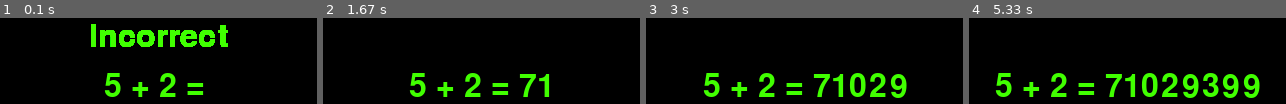
Above: before the commit, frames 1-4 (left to right).
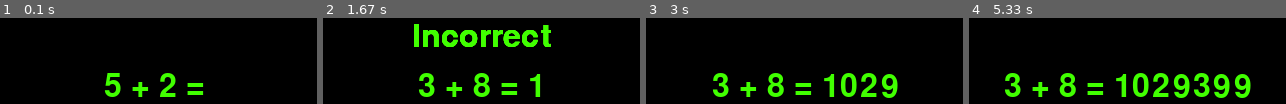
Above: after the commit, the same moments.

Repository: SCLA00/MathProject
Game: pygame game, started from pygameGUI.py
Two runs of this game, one before a commit and one after it. Both use one fixed random seed, a clock stepped at 60 frames per second and the inputs below.
Inputs:
- Up to frame 1 (0.1 s): no input
- Up to frame 2 (1.67 s): tap 7 at 0.33 s; tap 1 at 1.17 s; tap 0 at 1.6 s
- Up to frame 3 (3 s): tap 2 at 2.27 s; tap 9 at 2.6 s
- Up to frame 4 (5.33 s): tap 3 at 3.43 s; tap 9 at 3.9, 4.67 s

The runs differ from the first frame. In frame 1, 5.6% of the frame differs, in the area x 28-72%, y 6-34%; in frame 2, 11%; in frame 3, 9.2%; in frame 4, 13%, in the area x 8-92%, y 63-94%.

Commit message:
Add files via upload

Diff:
--- a/pygameGUI.py
+++ b/pygameGUI.py
@@ -9,13 +9,11 @@
 
 
 def main():
-
     global DISPLAYSURF, FONT, problemSurf, problemRect, saveproblem
     pygame.init()
     DISPLAYSURF = pygame.display.set_mode((400, 300))
     pygame.display.set_caption('Game')
     FONT = pygame.font.Font('freesansbold.ttf', 32)
-
 
     gameTitle()
     ans,problem = display()
@@ -56,7 +54,6 @@
                 elif event.key == K_BACKSPACE:
                     text = text[:-1]
 
-
                 # 'move this to saveQuestion ?'
                 # textSurf = FONT.render(str(text), True, GREEN)
                 # textRect = textSurf.get_rect()
@@ -64,12 +61,20 @@
                 # DISPLAYSURF.blit(textSurf, textRect)  # display tile before the loop
                 # pygame.display.update()
 
-        #check
-        if ans == text:
-            print(ans,text)
-            correct()
-        elif ans != text:
-            incorrect()
+        if text != '':
+            if int(ans) == int(text):
+                DISPLAYSURF.fill(BLACK)
+                correct()
+                saveQuestion(problem, text)
+                pygame.display.update()
+                pygame.time.wait(1000)
+                text = ''
+                ans,problem = display()
+                saveQuestion(problem, text)
+                pygame.display.update()
+            elif int(ans) != int(text) and len(str(ans)) == len(text):
+                incorrect()
+                pygame.display.update()
 
 
 
@@ -118,6 +123,7 @@
     helpmeRect.center = (200, 100)
     DISPLAYSURF.blit(helpmeSurf, helpmeRect)
 
+
 def gameTitle():
     titleText = 'MATH GAME'
     titleSurf = FONT.render(titleText, True, GREEN)
@@ -128,6 +134,7 @@
         pygame.event.get()
         return
     pygame.display.update()
+
 
 def checkForInput():
     if len(pygame.event.get(QUIT)) > 0:
@@ -144,9 +151,7 @@
     sys.exit()
 
 
-
 def saveQuestion(x,text):
-
     savequestion = str(x) + str(text)
     saveSurf = FONT.render(savequestion, True, GREEN)
     saveRect = saveSurf.get_rect()
@@ -154,7 +159,8 @@
     DISPLAYSURF.blit(saveSurf, saveRect)
 
 
-main()
+if __name__ == '__main__':
+    main()
 
 # alist = ['cat', 'dog', 'bird']
 # txt = random.choice(alist)
@@ -167,4 +173,4 @@
 '''use a start ui?'''
 '''the text display has to be outside the game loop because it stack in the loop'''
 '''To wait for a specific key to trigger the next event. the event as to be under the KEYDOWN.'''
-'''add a waitforinput condition '''
+'''add a waitforinput condition?'''
